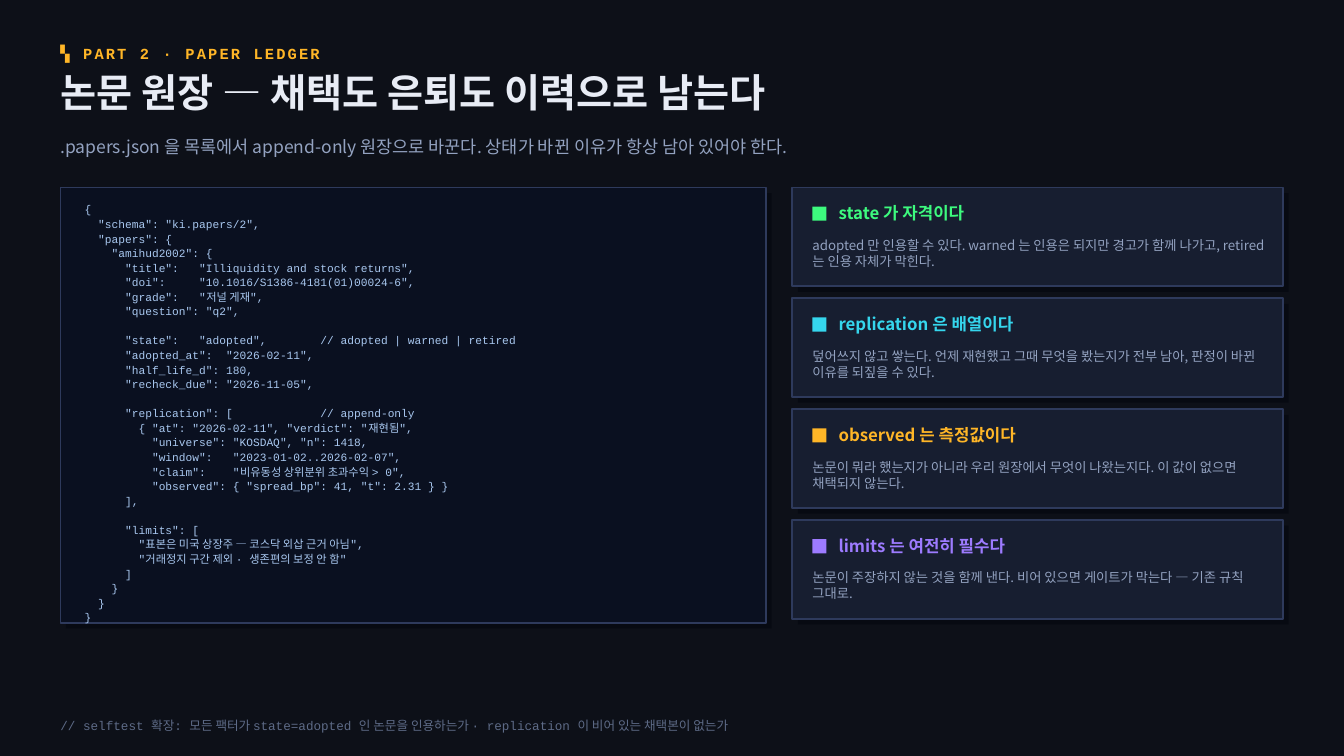
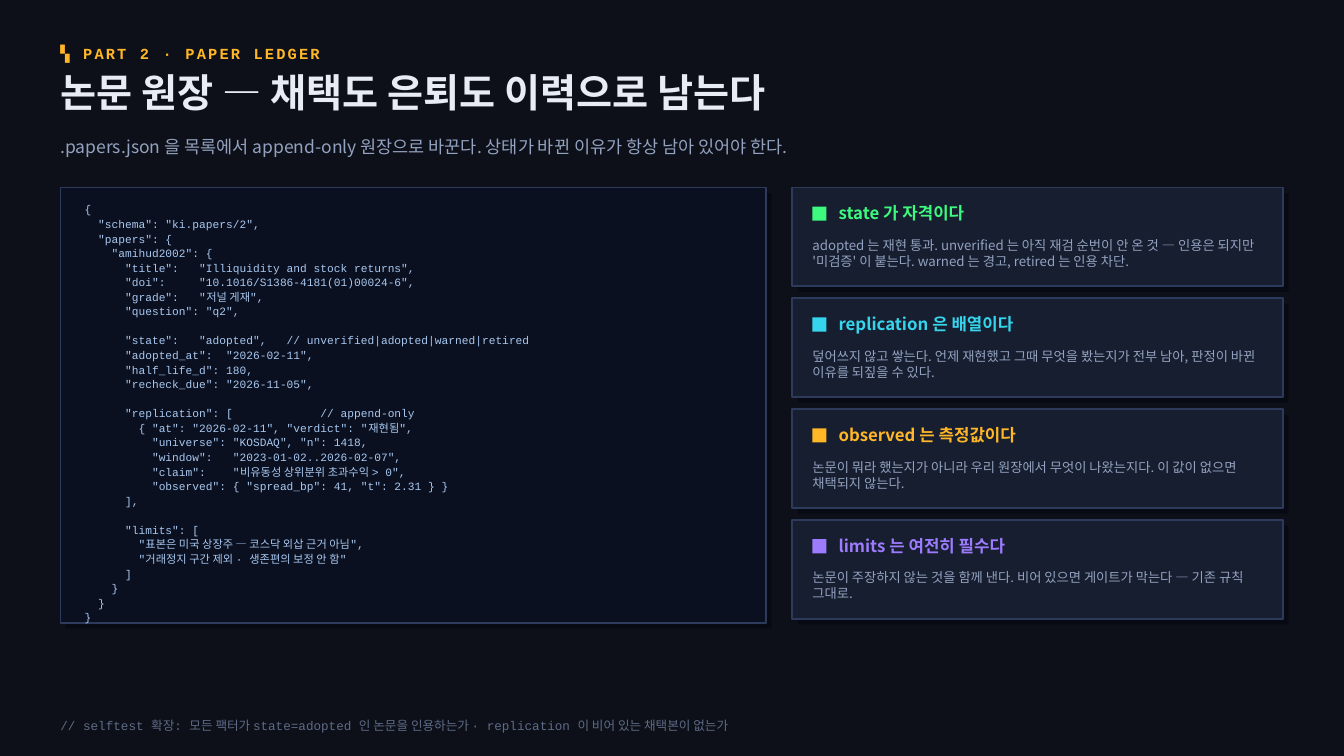
Before and after one commit to InnbumBaek/Stock_Agent, a slide deck: slide 14 of docs/agentization/Stock_Agent_에이전트화_계획안.pptx. Drawn at 1344x756 pixels with LibreOffice and Linux fonts; fonts in the diff are those of the drawing. Boxes give left, top, right and bottom in pixels: in the first picture for what was removed or moved away, otherwise in the second. Text is boxed around its words. In the diff, an @@ line names an element or a change of style, - is before the commit and + after.

```diff
--- a/docs/agentization/Stock_Agent_에이전트화_계획안.pptx
+++ b/docs/agentization/Stock_Agent_에이전트화_계획안.pptx
@@ text at [812,239,1255,268]: text changed @@
-adopted 만 인용할 수 있다. warned 는 인용은 되지만 경고가 함께 나가고, retired 는 인용 자체가 막힌다.
+adopted 는 재현 통과. unverified 는 아직 재검 순번이 안 온 것 — 인용은 되지만 '미검증' 이 붙는다. warned 는 경고, retired 는 인용 차단.
@@ text at [125,337,529,347]: text changed @@
-"state": "adopted", // adopted | warned | retired
+"state": "adopted", // unverified|adopted|warned|retired
```
Also in this commit, not shown: 9 other slides changed, 2 other files.
